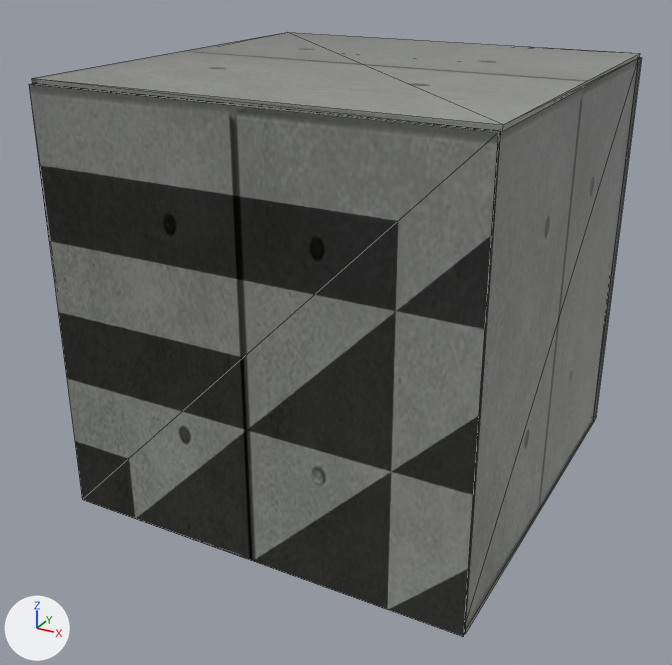
Before and after pictures for a commit that changed the glTF model common/models/room4/room4.gltf.
Before and after are seen from a 50 mm camera at (9.8, -19.08, 12.84) aimed at (-0.95, 0.48, 3.06). The lights are fixed; the arrows at lower left show +X, +Y and +Z. Mesh edges are drawn as thin lines. Where no turn or scale is listed for an object, it has been applied to the vertices.
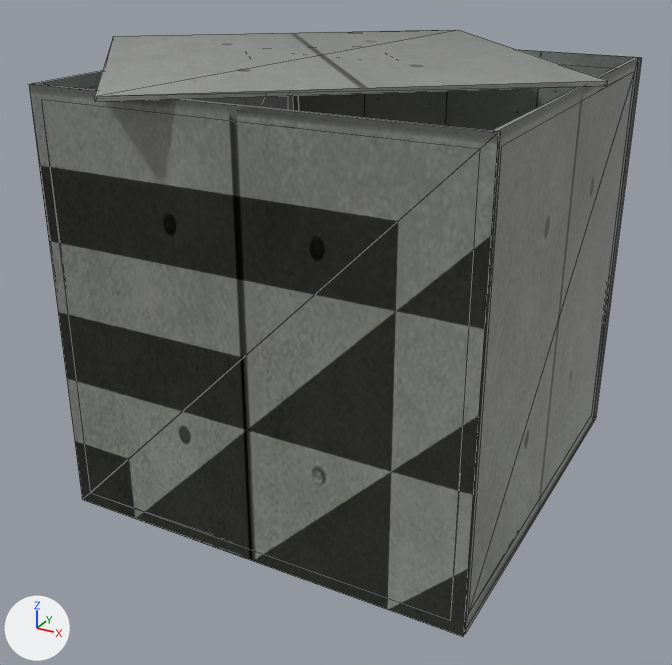
Where the newer file only moved an object's origin or applied its transform, the numbers keep the older frame.

Changed parts and their boxes (x1, y1, x2, y2) in the pictures (672 x 665 px):
'Cube.091', moved, turned
    before: (32, 32, 640, 131)
    after: (95, 30, 608, 101)
'Cube.003', unchanged, uncovered by the edit
    before: (295, 57, 641, 419)
    after: (293, 50, 641, 419)

The change, as a diff of the scene's bpy script:
```diff
--- a/common/models/room4/room4.gltf.py
+++ b/common/models/room4/room4.gltf.py
@@ ob_cube_091 @@
 ob_cube_091 = bpy.data.objects.new('Cube.091', me_cube_018)
-ob_cube_091.location = (0.0, 0.0, 9.91)
-ob_cube_091.rotation_euler = (3.142, 0.0, -1.565)  # degrees (180, 0, -90)
+ob_cube_091.location = (-1.68, 1.01, 9.91)
+ob_cube_091.rotation_euler = (0.0, -3.142, 0.685)  # degrees (0, -180, 39)
 ob_cube_091.scale = (5.0, 5.0, 0.05)
```
